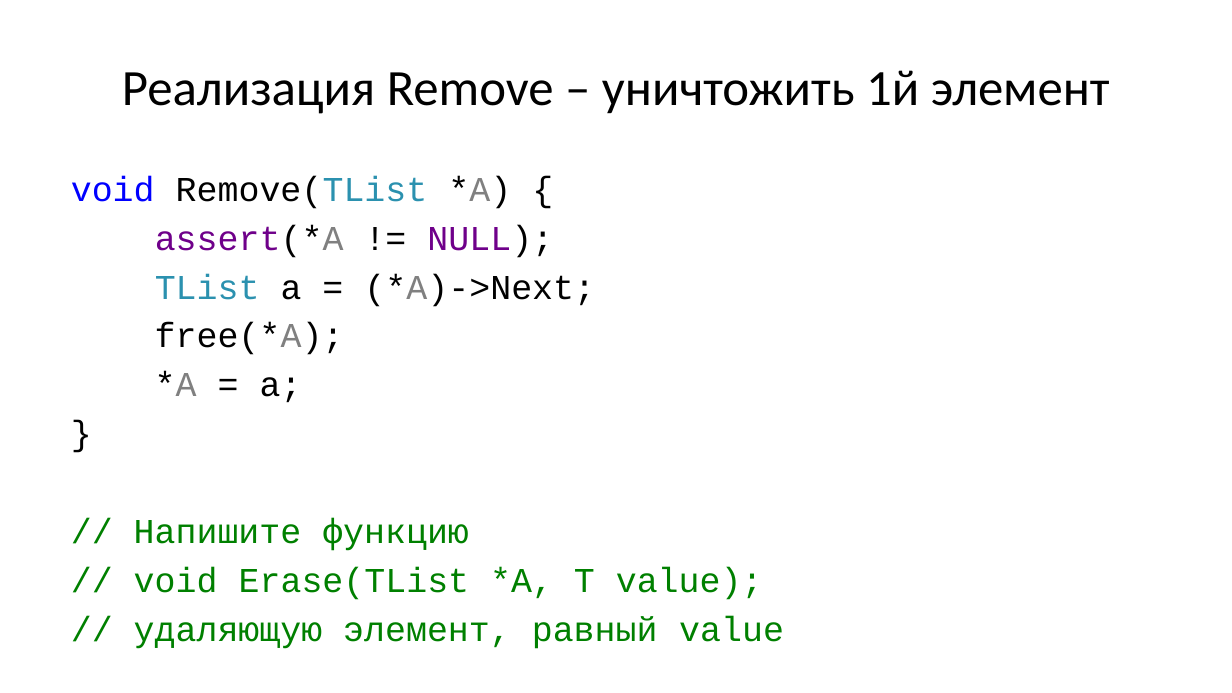
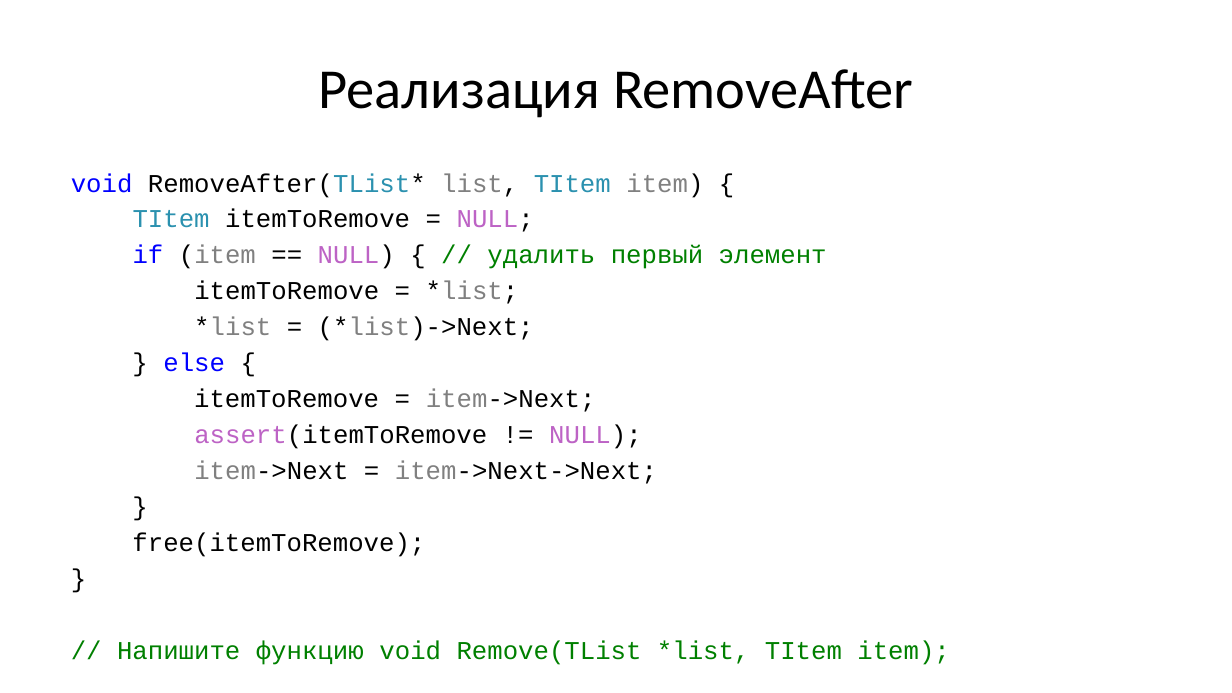
Before and after one commit to Evgueni-Petrov-aka-espetrov/Algorithms-and-Programming-in-C-pptx, a slide deck: slide 82 of 08 Списки.pptx (slide 20 before the commit). Drawn at 1232x693 pixels with LibreOffice and Linux fonts; fonts in the diff are those of the drawing. Boxes give left, top, right and bottom in pixels: in the first picture for what was removed or moved away, otherwise in the second. Text is boxed around its words. In the diff, an @@ line names an element or a change of style, - is before the commit and + after.

```diff
--- a/08 Списки.pptx
+++ b/08 Списки.pptx
@@ title at (x1=318, y1=69, x2=913, y2=118): text changed; size 39.6 to 44 pt @@
-Реализация Remove – уничтожить 1й элемент
+Реализация RemoveAfter
@@ text "void RemoveAfter(TList* list, TItem item) ..." at (x1=71, y1=173, x2=949, y2=665): size 27.2 to 20 pt in "}"; less space between paragraphs @@
@@ text at (x1=71, y1=173, x2=827, y2=484): text changed; size 27.2 to 20 pt @@
-void Remove(TList *A) {
-assert(*A != NULL);
-TList a = (*A)->Next;
-free(*A);
-*A = a;
+void RemoveAfter(TList* list, TItem item) {
+TItem itemToRemove = NULL;
+if (item == NULL) { // удалить первый элемент
+itemToRemove = *list;
+*list = (*list)->Next;
+} else {
+itemToRemove = item->Next;
+assert(itemToRemove != NULL);
+item->Next = item->Next->Next;
@@ text at (x1=117, y1=532, x2=949, y2=665): text changed; size 27.2 to 20 pt @@
-// Напишите функцию
-// void Erase(TList *A, T value);
-// удаляющую элемент, равный value
+free(itemToRemove);
+}
+// Напишите функцию void Remove(TList *list, TItem item);
```
Also in this commit, not shown: 30 other slides changed, 105 slides added, 3 slides removed.
